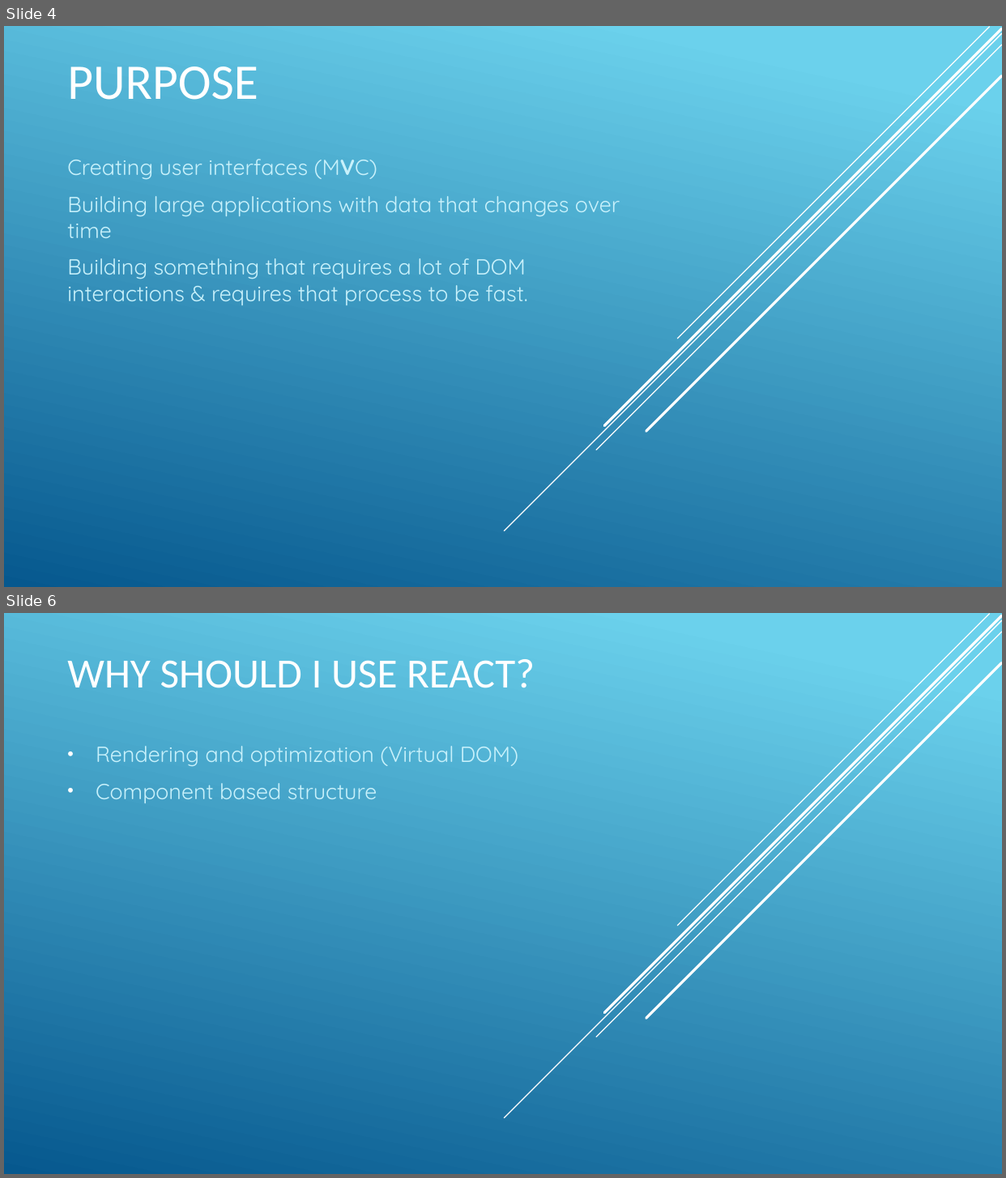
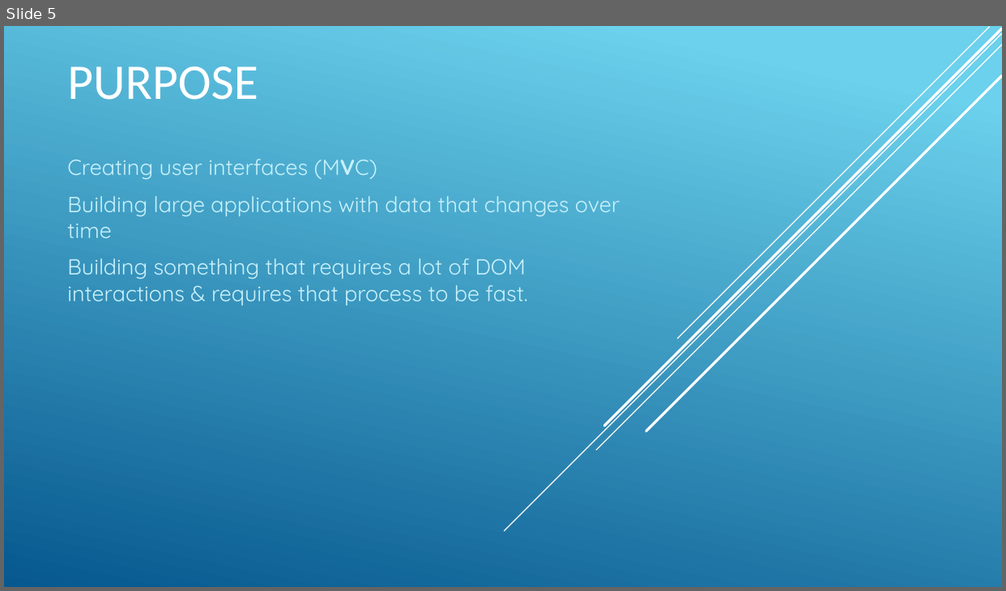
Before and after one commit to HaydenBruin/Crypto-React-Redux, a slide deck: reactjs-introduction.pptx. Shown one above the other, each under a label of ours: slides 4 and 6 before the commit, slide 5 after it; the slides between them are not shown. The pictures are 1006x1178 and 1006x591 pixels, drawn with LibreOffice and Linux fonts; fonts in the diff are those of the drawing; background and template pictures are left out. Boxes give left, top, right and bottom in pixels: in the first picture for what was removed or moved away, otherwise in the second. Text is boxed around its words. In the diff, an @@ line names an element or a change of style, - is before the commit and + after.

Commit message:
Updating presentation on react

```diff
--- a/reactjs-introduction.pptx
+++ b/reactjs-introduction.pptx
@@ slide 6 removed at [4,613,1002,1174], background gradient #6ED2EB to #06588E; not listed: 5 template elements that a slide beside it also shows @@
@@ title removed at [67,659,535,688] @@
-WHY SHOULD I USE REACT?
@@ subtitle removed at [96,746,518,803] @@
-• Rendering and optimization (Virtual DOM)
-• Component based structure
@@ what was slide 4 is now slide 5 @@
```
Also in this commit, not shown: 2 slides changed, 1 slide added, 1 other slide removed.
